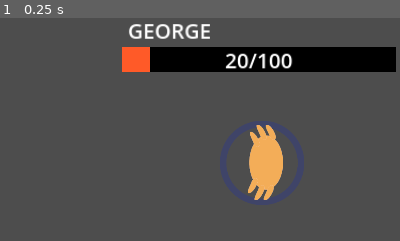
Above: before the commit, frame 1.
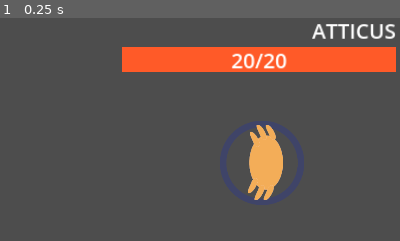
Above: after the commit, the same moment.

Repository: mathew-tran/theanajam24
Game: Godot game, scene res://Levels/Main.tscn
Two runs of this game, one before a commit and one after it. Both use one fixed random seed, a clock stepped at 60 frames per second and the inputs below.
Inputs:
- Up to frame 1 (0.25 s): no input
The pictures show only the part of the screen within x 50-100%, y 0-50%; the shares and areas given below are measured in that part.

The runs differ from the first frame. In frame 1, 8.4% of the frame differs, in the area x 32-99%, y 2-25%.

Commit message:
working on making buttons work now

Diff:
--- a/Levels/Main.tscn
+++ b/Levels/Main.tscn
@@ -13,7 +13,7 @@
 [node name="BattleManager" type="Node" parent="."]
 script = ExtResource("2_tgoci")
 
-[node name="PlayerCircle" parent="BattleManager" instance=ExtResource("3_ogekb")]
+[node name="PlayerCircle" parent="BattleManager" groups=["PlayerCircle"] instance=ExtResource("3_ogekb")]
 position = Vector2(323, 355)
 
 [node name="Crab" parent="BattleManager/PlayerCircle" instance=ExtResource("1_v801o")]
@@ -21,10 +21,11 @@
 Name = "Mark"
 Moves = Array[Resource("res://Scripts/DataStructures/CrabMove.gd")]([ExtResource("5_5uqmp"), ExtResource("5_5uqmp"), ExtResource("5_5uqmp")])
 
-[node name="EnemyCircle" parent="BattleManager" instance=ExtResource("3_ogekb")]
+[node name="EnemyCircle" parent="BattleManager" groups=["EnemyCircle"] instance=ExtResource("3_ogekb")]
 position = Vector2(1589, 355)
 
 [node name="Crab" parent="BattleManager/EnemyCircle" node_paths=PackedStringArray("Health") instance=ExtResource("1_v801o")]
 position = Vector2(8, -1)
 scale = Vector2(-1, -1)
+Name = "Atticus"
 Health = NodePath("../../PlayerCircle/Crab/HealthComponent")
--- a/Prefabs/UI/HealthBar.tscn
+++ b/Prefabs/UI/HealthBar.tscn
@@ -55,7 +55,7 @@
 anchor_bottom = 0.5
 offset_left = -315.0
 offset_top = -106.0
-offset_right = -15.0
+offset_right = 329.0
 offset_bottom = -37.0
 grow_horizontal = 2
 grow_vertical = 2
--- a/Prefabs/UI/UILayer.tscn
+++ b/Prefabs/UI/UILayer.tscn
@@ -23,4 +23,4 @@
 offset_right = -10.0
 offset_bottom = 138.0
 grow_horizontal = 0
-bShowEXPBar = false
+bIsEnemy = true
--- a/Scripts/Autoload/EventManager.gd
+++ b/Scripts/Autoload/EventManager.gd
@@ -1,3 +1,4 @@
 extends Node
 
 signal PopulatePlayerData(crab : CrabUnit)
+signal PopulateEnemyData(crab : CrabUnit)
--- /dev/null
+++ b/Scripts/Autoload/Helper.gd
@@ -0,0 +1,6 @@
+extends Node
+
+func GetEnemy():
+	var circle = get_tree().get_nodes_in_group("EnemyCircle")
+	if circle:
+		return circle[0].get_child(0)
--- a/Scripts/BattleManager.gd
+++ b/Scripts/BattleManager.gd
@@ -5,3 +5,4 @@
 
 func _ready():
 	EventManager.PopulatePlayerData.emit(PlayerCircle.get_child(0))
+	EventManager.PopulateEnemyData.emit(EnemyCircle.get_child(0))
--- a/Scripts/UI/HealthBarUI.gd
+++ b/Scripts/UI/HealthBarUI.gd
@@ -5,18 +5,36 @@
 class_name HealthBarUI
 
 @export var bShowEXPBar : bool
+@export var bIsEnemy : bool
 @onready var NameLabel = $Name
 @onready var HealthLabel = $Health
+
+var LastCrab : CrabUnit
 
 func _ready():
 	$EXPBar.visible = bShowEXPBar
 
+	if bIsEnemy:
+		NameLabel.horizontal_alignment = HORIZONTAL_ALIGNMENT_RIGHT
+	else:
+		NameLabel.horizontal_alignment = HORIZONTAL_ALIGNMENT_LEFT
+
 func Setup(crab: CrabUnit):
+	DisconnectPreviousCrab()
 	NameLabel.text = crab.Name
 	crab.Health.OnDeath.connect(OnDeath)
 	crab.Health.OnHeal.connect(OnHeal)
 	crab.Health.OnTakeDamage.connect(OnTakeDamage)
 	Update(crab.Health)
+	LastCrab = crab
+
+func DisconnectPreviousCrab():
+	if LastCrab != null:
+		LastCrab.Health.OnDeath.disconnect(OnDeath)
+		LastCrab.Health.OnHeal.disconnect(OnHeal)
+		LastCrab.Health.OnTakeDamage.disconnect(OnTakeDamage)
+	LastCrab = null
+
 
 func OnHeal(healthComponent):
 	Update(healthComponent)
--- a/Scripts/UI/MoveButton.gd
+++ b/Scripts/UI/MoveButton.gd
@@ -4,9 +4,23 @@
 
 @onready var MoveName = $Label
 @onready var ButtonRef = $Button
+
+var CrabMoveRef : CrabMove
+
+func _ready():
+	ButtonRef.pressed.connect(OnButtonPressed)
+
+func OnButtonPressed():
+	if is_instance_valid(CrabMoveRef) == false:
+		return
+
+	CrabMoveRef.PerformMove()
+
 func Setup(move : CrabMove):
-	$Button.disabled = true
+	ButtonRef.disabled = true
 	MoveName.text = "-"
+	CrabMoveRef = null
 	if is_instance_valid(move):
-		$Button.disabled = false
+		ButtonRef.disabled = false
 		MoveName.text = move.MoveName
+		CrabMoveRef = move
--- a/Scripts/UI/UILayer.gd
+++ b/Scripts/UI/UILayer.gd
@@ -5,6 +5,10 @@
 
 func _ready():
 	EventManager.PopulatePlayerData.connect(OnPopulatePlayerData)
+	EventManager.PopulateEnemyData.connect(OnPopulateEnemyData)
 
 func OnPopulatePlayerData(crab : CrabUnit):
 	PlayerHealthBar.Setup(crab)
+
+func OnPopulateEnemyData(crab : CrabUnit):
+	EnemyHealthBar.Setup(crab)
--- a/project.godot
+++ b/project.godot
@@ -18,6 +18,7 @@
 [autoload]
 
 EventManager="*res://Scripts/Autoload/EventManager.gd"
+Helper="*res://Scripts/Autoload/Helper.gd"
 
 [display]
 
